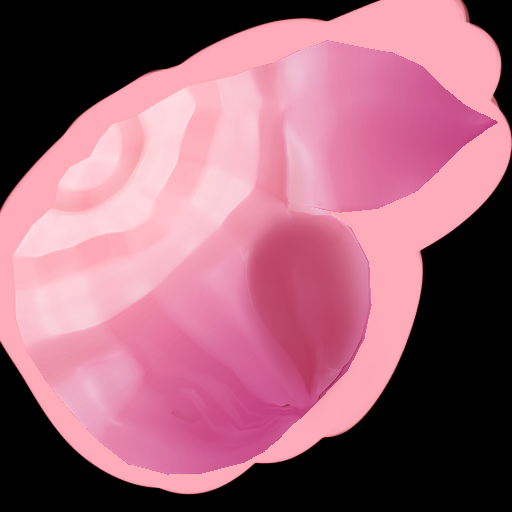
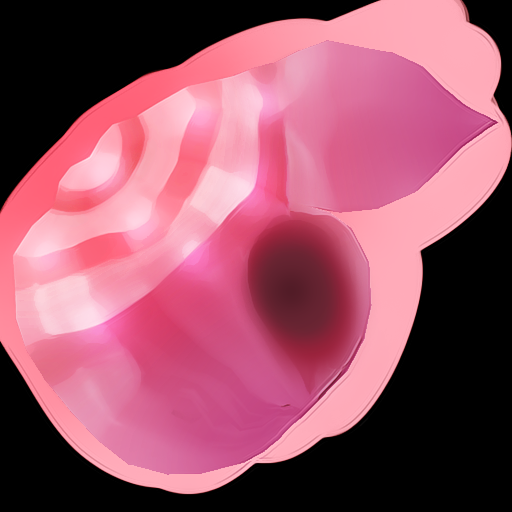
Layers edited between the first and the second w=512, h=512 image:
added group "Group 2" with 1 layers above "Group 1" over [227, 206, 381, 397]
added layer "Layer 6" in group "Group 2" over [227, 206, 381, 397]
added group "Group 1" with 1 layers above "Layer 3" over [0, 0, 512, 495]
added layer "Layer 5" (38%) in group "Group 1" over [0, 0, 512, 495]
added layer "Layer 3" (overlay) above "Layer 4" over [0, 46, 334, 402]
added layer "Layer 4" (screen, 43%) above "Layer 2 copy" over [0, 0, 512, 495]
added layer "Layer 2 copy" (lighten) above "Layer 2 copy 2" over [0, 0, 512, 495]
added layer "Layer 2 copy 2" above "Layer 2" over [0, 0, 512, 495]
painted on "Layer 2" over [0, 0, 512, 495]
removed layer "Layer 1" over [0, 0, 512, 495]
